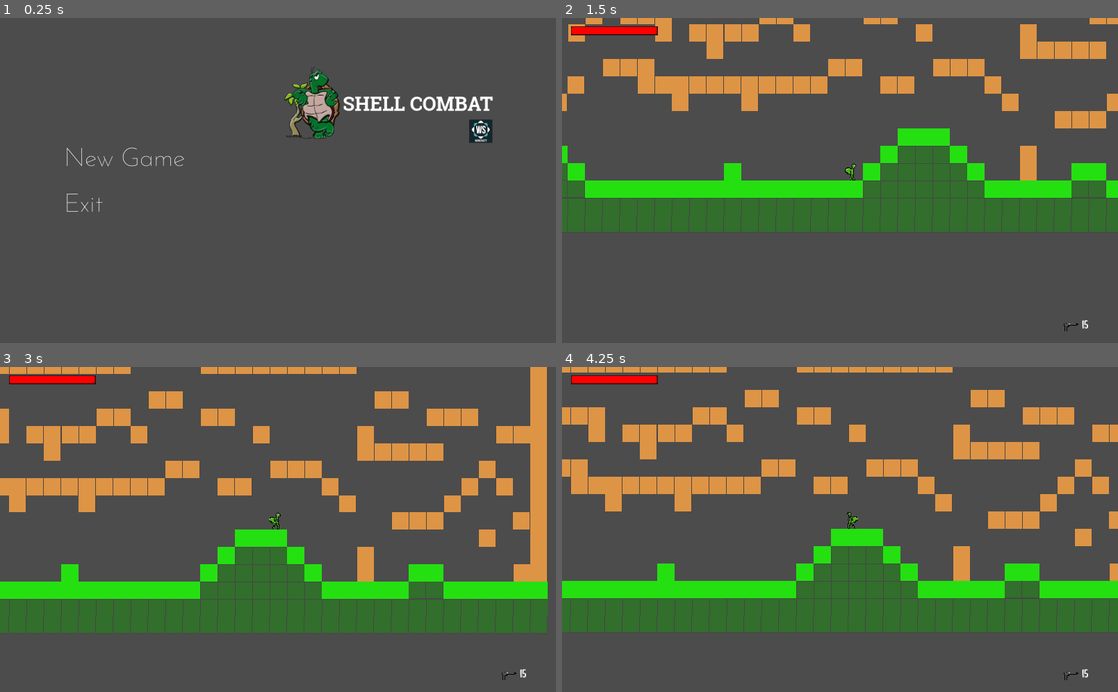
Above: before the commit, frames 1-4 (two rows, left to right).
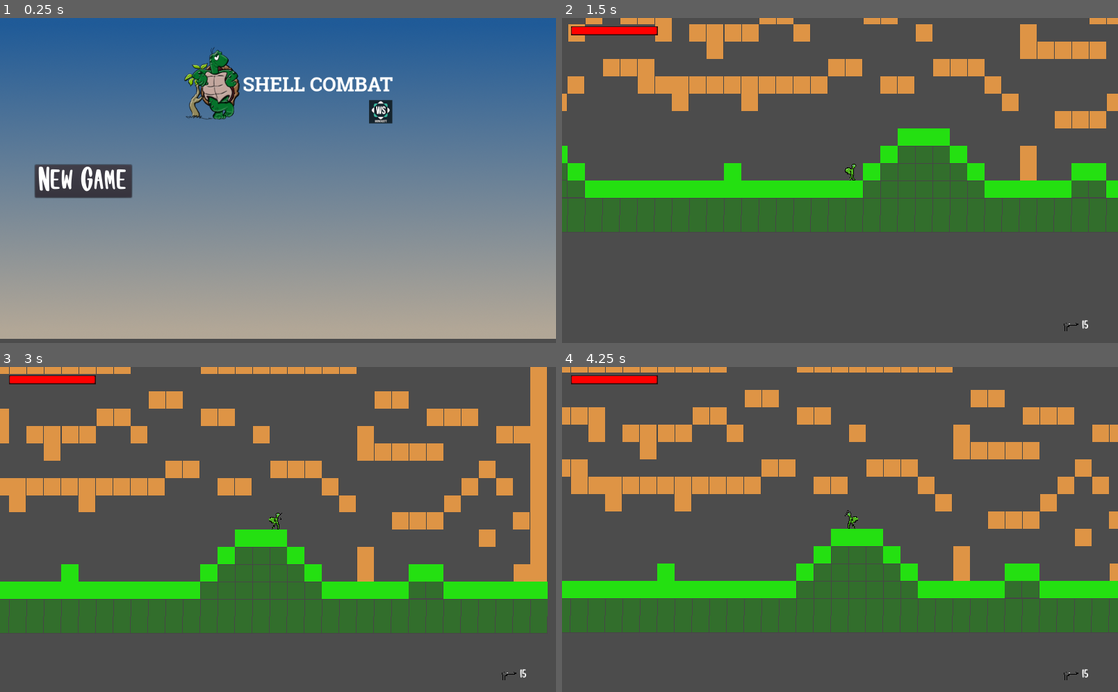
Above: after the commit, the same moments.

Repository: llister15/SCDM
Game: Godot game, scene res://Scenes/Menu/Main Menu.tscn
Two runs of this game, one before a commit and one after it. Both use one fixed random seed, a clock stepped at 60 frames per second and the inputs below.
Inputs (mouse positions are in pixels of both pictures, inside the frame that each line leads up to):
- Up to frame 1 (0.25 s): no input
- Up to frame 2 (1.5 s): click "New Game" at 0.5 s; move the mouse to (962, 164) at 1.27 s; hold Right (ui_right) from 1.28 s (still down); tap E (Interact) at 1.35 s
- Up to frame 3 (3 s): tap Space (jump) at 1.52, 2.27 s; move the mouse to (166, 545) at 2.02 s; click (166, 545) at 2.1 s; move the mouse to (333, 458) at 2.77 s; release Right (ui_right) at 2.78 s; hold Left (ui_left) from 2.78 s (still down); right-click (333, 458) at 2.85 s
- Up to frame 4 (4.25 s): move the mouse to (812, 594) at 3.52 s; release Left (ui_left) at 3.53 s; hold Right (ui_right) from 3.53 s (still down); tap E (Interact) at 3.6 s; tap Space (jump) at 3.77 s

The runs differ from the first frame. In frame 1, 97% of the frame differs, in the area x 0-100%, y 0-99%; in frame 2, nothing differs; in frame 3, less than 0.1%; in frame 4, less than 0.1%.

Commit message:
Update weapon

Diff:
--- a/Scenes/Assets/Glock19.tscn
+++ b/Scenes/Assets/Glock19.tscn
@@ -17,6 +17,7 @@
 
 [node name="Sprite" type="Sprite" parent="."]
 scale = Vector2( 0.5, 0.5 )
+z_index = 1
 texture = ExtResource( 1 )
 
 [node name="Muzzle Position" type="Node2D" parent="."]
--- a/Scenes/Assets/player.tscn
+++ b/Scenes/Assets/player.tscn
@@ -107,7 +107,7 @@
 texture = ExtResource( 2 )
 vframes = 3
 hframes = 5
-frame = 2
+frame = 1
 
 [node name="Weapon equiper" type="Node2D" parent="Sprite"]
 position = Vector2( 1.05293, 0.8754 )
--- a/Scenes/Menu/Main Menu.tscn
+++ b/Scenes/Menu/Main Menu.tscn
@@ -1,10 +1,15 @@
-[gd_scene load_steps=6 format=2]
+[gd_scene load_steps=8 format=2]
 
 [ext_resource path="res://Scenes/Menu/shellcombat-logo.png" type="Texture" id=1]
-[ext_resource path="res://Scenes/Menu/buttons/MenuButton.tscn" type="PackedScene" id=2]
+[ext_resource path="res://Scenes/Menu/buttons/NewGame.gd" type="Script" id=2]
 [ext_resource path="res://Sounds/POL-cheerful-day-short.ogg" type="AudioStream" id=3]
-[ext_resource path="res://Scenes/Menu/buttons/ExitButton.tscn" type="PackedScene" id=4]
+[ext_resource path="res://Fonts/Orange Juice.otf" type="DynamicFontData" id=4]
 [ext_resource path="res://Scripts/Game_manager.gd" type="Script" id=5]
+[ext_resource path="res://Sprites/bg_Sky.png" type="Texture" id=6]
+
+[sub_resource type="DynamicFont" id=1]
+size = 64
+font_data = ExtResource( 4 )
 
 [node name="TitleScreen" type="Control"]
 anchor_right = 1.0
@@ -18,49 +23,39 @@
 "_edit_use_anchors_": false
 }
 
-[node name="Menu" type="VBoxContainer" parent="."]
-margin_left = 120.0
-margin_top = 80.0
-margin_right = 1320.0
-margin_bottom = 720.0
+[node name="Button" type="Button" parent="."]
+margin_left = 67.0
+margin_top = 268.148
+margin_right = 245.0
+margin_bottom = 328.0
+align = 0
+script = ExtResource( 2 )
 __meta__ = {
 "_edit_use_anchors_": false
 }
 
-[node name="Logo" type="TextureRect" parent="Menu"]
-margin_right = 1200.0
-margin_bottom = 150.0
+[node name="Label" type="Label" parent="Button"]
+margin_left = 4.0
+margin_right = 92.0
+margin_bottom = 30.0
+custom_fonts/font = SubResource( 1 )
+text = "New Game"
+align = 1
+__meta__ = {
+"_edit_use_anchors_": false
+}
+
+[node name="Sprite" type="Sprite" parent="."]
+position = Vector2( 536, 120 )
 texture = ExtResource( 1 )
-stretch_mode = 4
-
-[node name="CenterRow" type="HBoxContainer" parent="Menu"]
-margin_top = 154.0
-margin_right = 1200.0
-margin_bottom = 640.0
-size_flags_vertical = 3
-
-[node name="Buttons" type="VBoxContainer" parent="Menu/CenterRow"]
-margin_right = 1200.0
-margin_bottom = 486.0
-size_flags_horizontal = 3
-size_flags_vertical = 3
-custom_constants/separation = 65
-
-[node name="New Game" parent="Menu/CenterRow/Buttons" instance=ExtResource( 2 )]
-margin_right = 1200.0
-margin_bottom = 20.0
-size_flags_horizontal = 5
-size_flags_vertical = 5
-action_mode = 0
-
-[node name="ExitButton" parent="Menu/CenterRow/Buttons" instance=ExtResource( 4 )]
-margin_top = 85.0
-margin_right = 1200.0
-margin_bottom = 105.0
-icon = null
 
 [node name="MenuMusic" type="AudioStreamPlayer" parent="."]
 stream = ExtResource( 3 )
 autoplay = true
-[connection signal="pressed" from="Menu/CenterRow/Buttons/New Game" to="Menu/CenterRow/Buttons/New Game" method="_on_New_Game_pressed"]
-[connection signal="pressed" from="Menu/CenterRow/Buttons/ExitButton" to="Menu/CenterRow/Buttons/ExitButton" method="_on_ExitButton_pressed"]
+
+[node name="Background" type="Sprite" parent="."]
+position = Vector2( 509.323, 291.948 )
+scale = Vector2( 1.1, 1.1 )
+z_index = -1
+texture = ExtResource( 6 )
+[connection signal="button_down" from="Button" to="Button" method="_on_Button_button_down"]
--- a/Scenes/Menu/buttons/ExitButton.tscn
+++ b/Scenes/Menu/buttons/ExitButton.tscn
@@ -3,9 +3,7 @@
 [ext_resource path="res://Scenes/Menu/buttons/MenuButton.tscn" type="PackedScene" id=1]
 
 [node name="ExitButton" instance=ExtResource( 1 )]
-margin_top = 25.0
-margin_right = 120.0
-margin_bottom = 68.0
+margin_right = 111.0
 
 [node name="Label" parent="." index="0"]
 margin_bottom = 5.0
--- a/Scenes/Menu/buttons/MenuButton.tscn
+++ b/Scenes/Menu/buttons/MenuButton.tscn
@@ -6,8 +6,9 @@
 [sub_resource type="AnimatedTexture" id=1]
 
 [node name="NewGame" type="Button"]
-margin_right = 250.0
-margin_bottom = 51.0
+margin_left = 18.0
+margin_right = 255.0
+margin_bottom = 52.0
 icon = SubResource( 1 )
 flat = true
 script = ExtResource( 2 )
--- a/Scenes/Menu/buttons/NewGame.gd
+++ b/Scenes/Menu/buttons/NewGame.gd
@@ -1,8 +1,4 @@
 extends Control
 
-func _on_New_Game_pressed():
+func _on_Button_button_down() -> void:
 	get_tree().change_scene("res://Scenes/Levels/Test Movement World.tscn")
-
-
-func _on_ExitButton_pressed():
-	get_tree().quit()
--- a/Scripts/player.gd
+++ b/Scripts/player.gd
@@ -89,19 +89,19 @@
 	var spawn_gun = Input.is_action_just_pressed("fire2")
 	mouseTarget = get_global_mouse_position() - $"Sprite/Weapon equiper".global_position
 	weapon_equiperoffset = get_global_mouse_position() - $"Sprite/Weapon equiper".global_position
-	weapon_equiperoffset = weapon_equiperoffset.normalized() * 10
-	print(atan2(mouseTarget.y, mouseTarget.x))
+	weapon_equiperoffset = weapon_equiperoffset.normalized() * 15
+	print(g19_Gun.position)
 	if spawn_gun:
 		get_node("Sprite/Weapon equiper").add_child(g19_Gun)
 	if mouseTarget.x < 0:
 		g19_Gun.position = $"Sprite/Weapon equiper".position - weapon_equiperoffset
 		g19_Gun.get_node("Muzzle Position").position.x = -9.6
-		g19_Gun.get_node("Sprite").set_flip_v(true)
-		g19_Gun.rotation = atan2(-mouseTarget.y, -mouseTarget.x)
+		g19_Gun.get_node("Sprite").set_flip_h(true)
+		g19_Gun.rotation = -atan2(mouseTarget.y, mouseTarget.x)
 	else:
 		g19_Gun.position = $"Sprite/Weapon equiper".position + weapon_equiperoffset
 		g19_Gun.get_node("Muzzle Position").position.x = 9.6
-		g19_Gun.get_node("Sprite").set_flip_v(false)
+		g19_Gun.get_node("Sprite").set_flip_h(false)
 		g19_Gun.rotation = atan2(mouseTarget.y, mouseTarget.x)
 	HUD_display.get_node("CanvasLayer/Weapon_ui/Ammo_Label").text = str(g19_Gun.mag_size)
 
